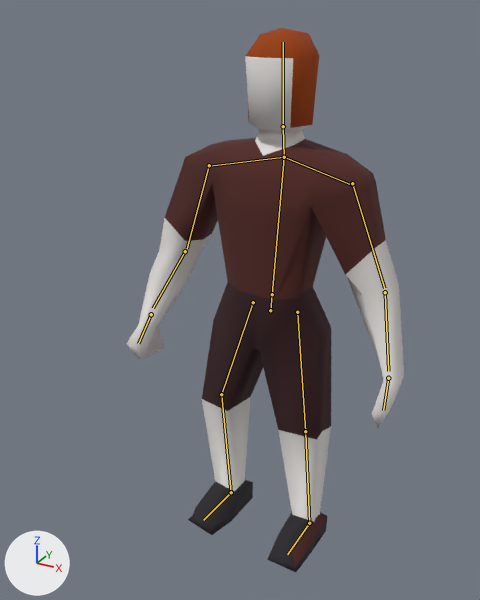
What one commit did to the Blender file blender/enemy.blend.
Before and after are seen from a camera (50 mm lens) standing at (0.824, -1.732, 1.681) and looking at (-0.071, -0.106, 0.868). The lights are fixed; the arrows at lower left show +X, +Y and +Z. The bones that bend it are drawn over the model as lines.
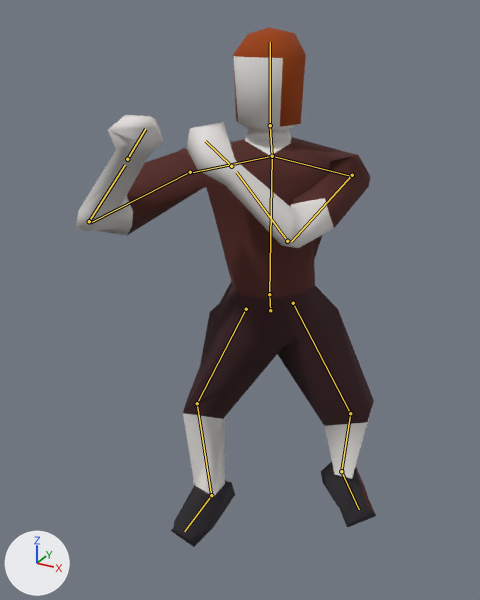
The newer file adds an action. The first version stands in its rest pose; the second is drawn at frame 1 of the action 'Hit'.

Location of each change, [x1, y1, x2, y2] in pixels of the pictures (480 x 600 px):
'Plane', posed (8% wider): before [126, 28, 404, 572]; after [76, 27, 376, 547]
bone 'Main Bone', root to tip: before (270, 310) to (272, 294); after (270, 310) to (269, 294)
bone 'Right Leg', root to tip: before (253, 302) to (221, 394); after (246, 309) to (197, 403)
bone 'Right Middle Foot', root to tip: before (221, 394) to (231, 492); after (197, 403) to (211, 495)
bone 'Right Foot', root to tip: before (231, 492) to (203, 520); after (211, 495) to (184, 531)
bone 'Left Leg', root to tip: before (297, 312) to (305, 431); after (293, 303) to (350, 413)
bone 'Left Middle Foot', root to tip: before (305, 431) to (309, 523); after (350, 413) to (341, 471)
bone 'Left Foot', root to tip: before (309, 523) to (287, 554); after (341, 471) to (359, 509)
bone 'Chest', root to tip: before (272, 294) to (284, 157); after (269, 294) to (272, 156)
bone 'Neck', root to tip: before (284, 157) to (283, 126); after (272, 156) to (270, 125)
bone 'Head', root to tip: before (283, 126) to (283, 42); after (270, 125) to (270, 42)
bone 'Right Shoulder', root to tip: before (284, 157) to (209, 166); after (272, 156) to (190, 173)
bone 'Right Forearm', root to tip: before (209, 165) to (187, 248); after (190, 172) to (91, 222)
bone 'Right Arm', root to tip: before (185, 251) to (153, 308); after (89, 221) to (125, 165)
bone 'Left Shoulder', root to tip: before (284, 157) to (353, 185); after (272, 156) to (352, 176)
bone 'Left Forearm', root to tip: before (352, 183) to (384, 288); after (352, 175) to (291, 241)
bone 'Left Arm', root to tip: before (385, 292) to (388, 371); after (287, 241) to (236, 172)

The change in detail:
Bone 'Main Bone' (bone_main_bone) turns from (0, 0, 0) to (1, 48, 9) degrees about its own x, y and z.
Bone 'Right Leg' (bone_right_leg) moves from (0.0, 0.0, 0.0) to (0.008, -0.001, -0.001).
Bone 'Right Leg' (bone_right_leg) turns from (0, 0, 0) to (14, -18, -14) degrees about its own x, y and z.
Bone 'Right Middle Foot' (bone_right_middle_foot) turns from (0, 0, 0) to (-37, 56, -15) degrees about its own x, y and z.
Bone 'Right Foot' (bone_right_foot) turns from (0, 0, 0) to (-12, 3, -6) degrees about its own x, y and z.
Bone 'Left Leg' (bone_left_leg) moves from (0.0, 0.0, 0.0) to (0.0, 0.0, -0.001).
Bone 'Left Leg' (bone_left_leg) turns from (0, 0, 0) to (9, -26, -30) degrees about its own x, y and z.
Bone 'Left Middle Foot' (bone_left_middle_foot) turns from (0, 0, 0) to (36, -40, 19) degrees about its own x, y and z.
Bone 'Left Foot' (bone_left_foot) turns from (0, 0, 0) to (27, 16, -50) degrees about its own x, y and z.
Bone 'Chest' (bone_chest) turns from (0, 0, 0) to (0, -4, 0) degrees about its own x, y and z.
Bone 'Neck' (bone_neck) turns from (0, 0, 0) to (2, -55, -8) degrees about its own x, y and z.
Bone 'Head' (bone_head) turns from (0, 0, 0) to (0, 15, -1) degrees about its own x, y and z.
Bone 'Right Shoulder' (bone_right_shoulder) turns from (0, 0, 0) to (0, 4, -19) degrees about its own x, y and z.
Bone 'Right Forearm' (bone_right_forearm) turns from (0, 0, 0) to (32, 9, 57) degrees about its own x, y and z.
Bone 'Right Arm' (bone_right_arm) turns from (0, 0, 0) to (-17, -27, 95) degrees about its own x, y and z.
Bone 'Left Shoulder' (bone_left_shoulder) turns from (0, 0, 0) to (-1, 3, -19) degrees about its own x, y and z.
Bone 'Left Forearm' (bone_left_forearm) turns from (0, 0, 0) to (-41, 12, -91) degrees about its own x, y and z.
Bone 'Left Arm' (bone_left_arm) turns from (0, 0, 0) to (-6, 0, -58) degrees about its own x, y and z.
